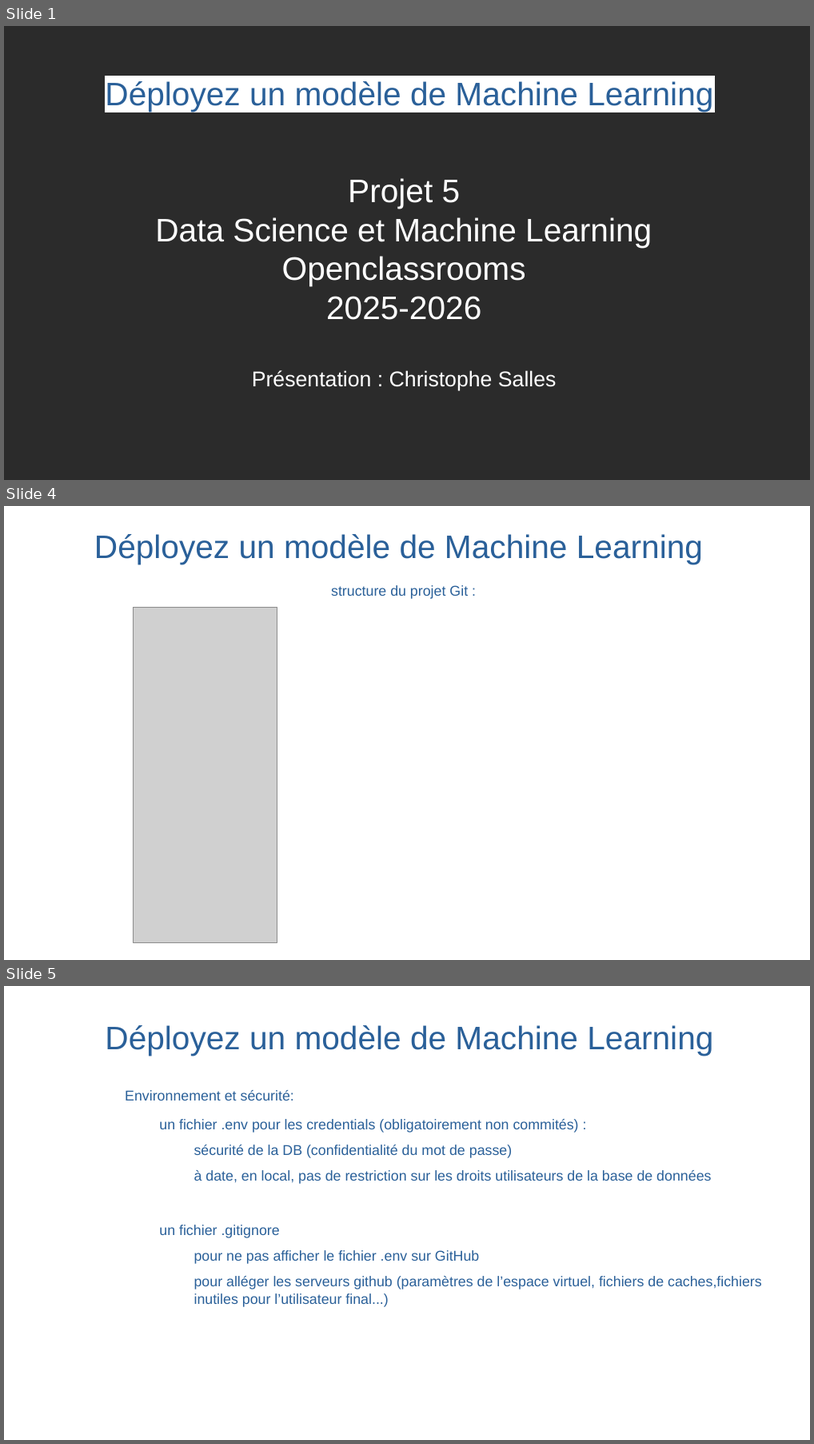
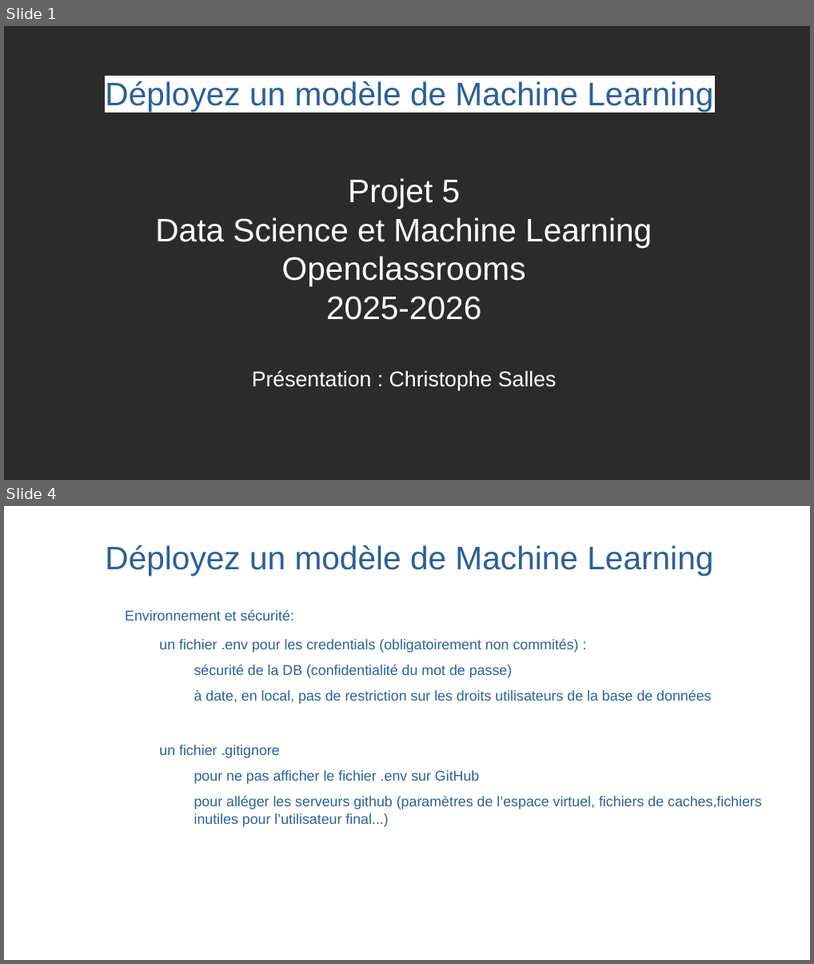
Before and after one commit to christophesallessacareau-boop/Deployez_un_modele_de_ML, a slide deck: Salles_Christophe_5_presentation_122025.odp. Shown one above the other, each under a label of ours: slides 1, 4 and 5 before the commit, slides 1 and 4 after it; the slides between them are not shown. The pictures are 814x1444 and 814x964 pixels, drawn with LibreOffice and Linux fonts; fonts in the diff are those of the drawing; grey boxes stand for pictures; background and template pictures are left out; a plain dark background stands for a picture behind light text. Boxes give left, top, right and bottom in pixels: in the first picture for what was removed or moved away, otherwise in the second. Text is boxed around its words. In the diff, an @@ line names an element or a change of style, - is before the commit and + after.

```diff
--- a/Salles_Christophe_5_presentation_122025.odp
+++ b/Salles_Christophe_5_presentation_122025.odp
@@ slide 4 removed at <box>4,506,810,960</box>, background picture (left out) @@
@@ title removed at <box>94,534,703,564</box> @@
-Déployez un modèle de Machine Learning
@@ title removed at <box>331,585,468,599</box> @@
-structure du projet Git :
@@ picture removed at <box>134,607,278,942</box> @@
@@ what was slide 5 is now slide 4 @@
```
Also in this commit, not shown: 4 slides changed, 5 slides added.
